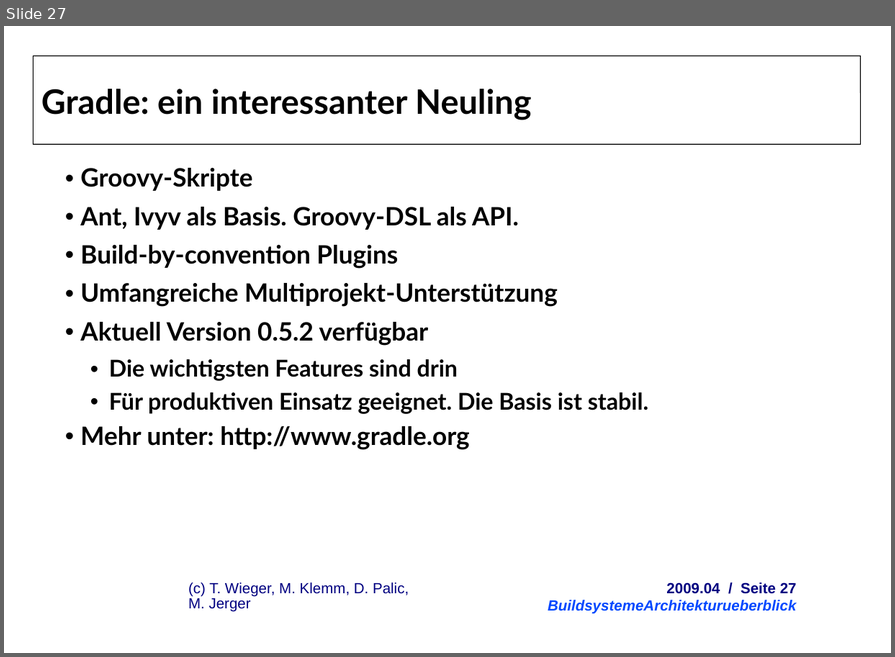
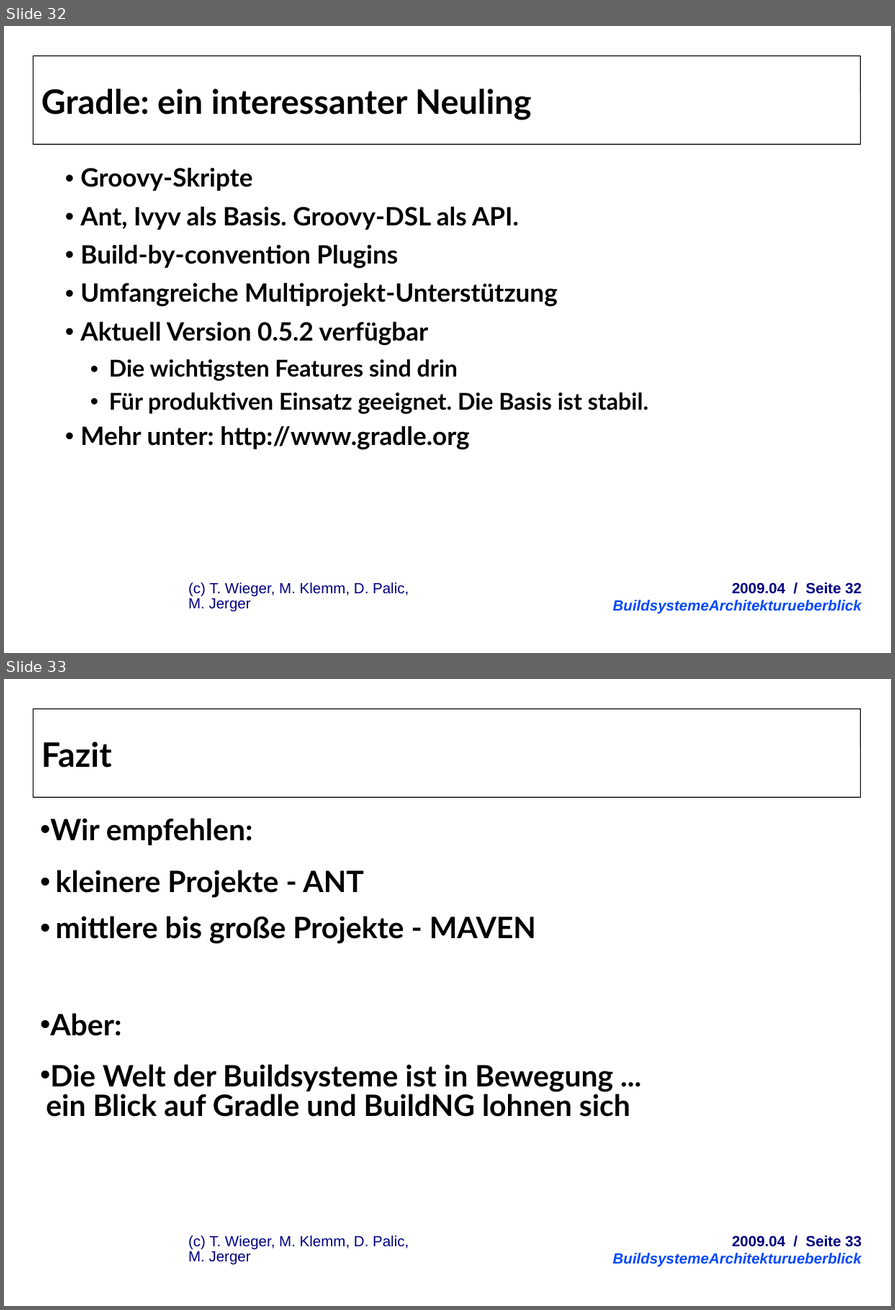
Before and after one commit to herrwieger/experttrainingbuildsystems, a slide deck: praesentationen/BuildsystemeArchitekturueberblick.odp. Shown one above the other, each under a label of ours: slide 27 before the commit, slides 32 and 33 after it. The pictures are 895x657 and 895x1310 pixels, drawn with LibreOffice and Linux fonts; fonts in the diff are those of the drawing; background and template pictures are left out. Boxes give left, top, right and bottom in pixels: in the first picture for what was removed or moved away, otherwise in the second. Text is boxed around its words. In the diff, an @@ line names an element or a change of style, - is before the commit and + after.

```diff
--- a/praesentationen/BuildsystemeArchitekturueberblick.odp
+++ b/praesentationen/BuildsystemeArchitekturueberblick.odp
@@ slide 33 added at (4,679,891,1306), background #FFFFFF; not listed: 3 template elements that a slide beside it also shows @@
@@ title added at (41,742,112,768), 32 pt, text #000000, bold @@
+Fazit
@@ text added at (46,818,630,1117), 28 pt, text #000000, bold @@
+• Wir empfehlen:
+  • kleinere Projekte - ANT
+  • mittlere bis große Projekte - MAVEN
+• Aber:
+• Die Welt der Buildsysteme ist in Bewegung ...
+  ein Blick auf Gradle und BuildNG lohnen sich
@@ what was slide 27 is now slide 32 @@
@@ slide 32 changed as well @@
@@ text: place and size @@
-text at (548,583,797,614)
+text at (613,583,862,614)
@@ text at (732,583,862,594): text changed @@
-2009.04 / Seite 27
+2009.04 / Seite 32
```
Also in this commit, not shown: 26 other slides changed, 5 other slides added, 1 other file.
